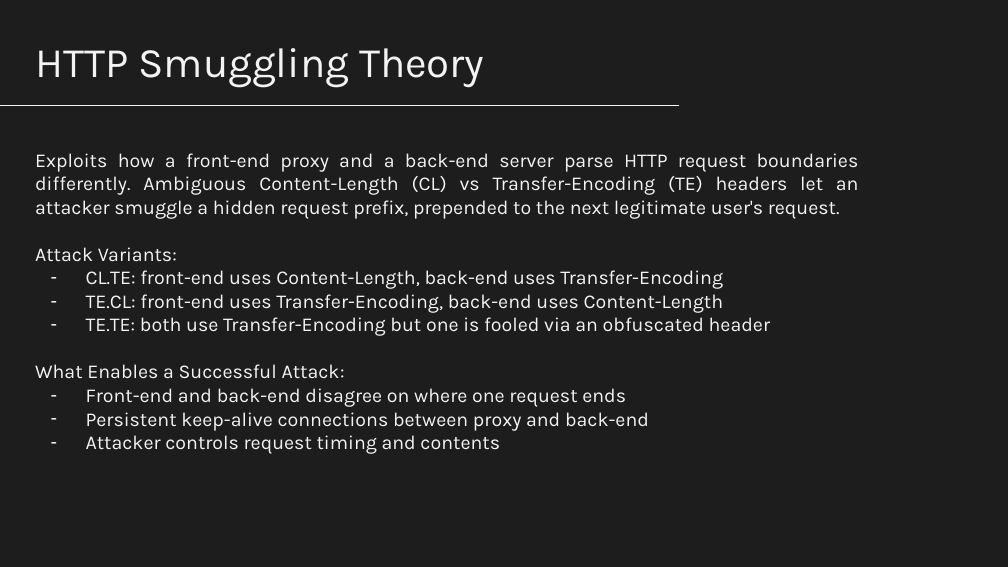
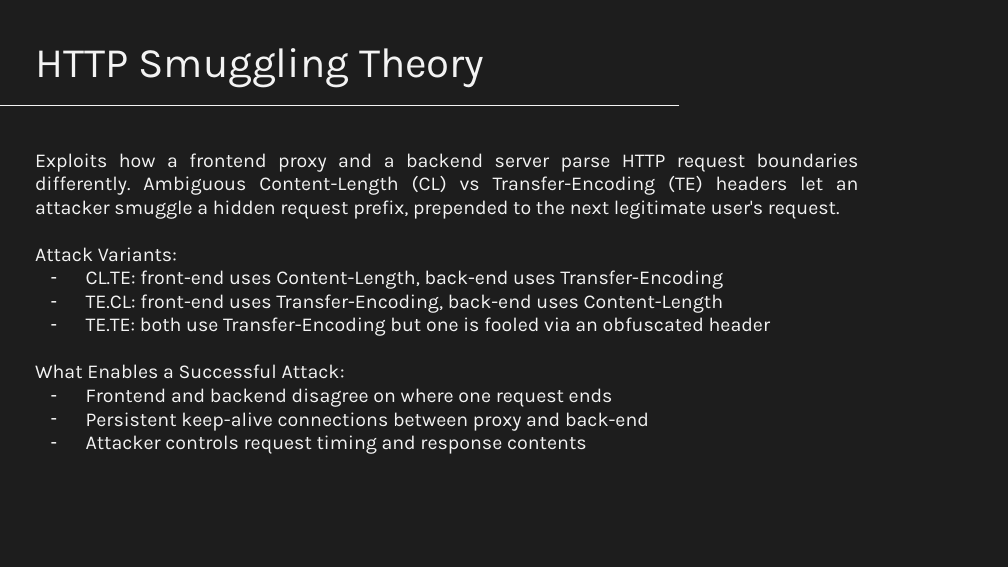
Before and after one commit to nico989/ProtocolsSecurityAssessmentUnitn, a slide deck: slide 15 of ProtocolsSecurityAssessmentUnitn.pptx. Drawn at 1008x567 pixels with LibreOffice and Linux fonts; fonts in the diff are those of the drawing. Boxes give left, top, right and bottom in pixels: in the first picture for what was removed or moved away, otherwise in the second. Text is boxed around its words. In the diff, an @@ line names an element or a change of style, - is before the commit and + after.

```diff
--- a/ProtocolsSecurityAssessmentUnitn.pptx
+++ b/ProtocolsSecurityAssessmentUnitn.pptx
@@ text at (x1=35, y1=153, x2=859, y2=219): text changed @@
-Exploits how a front-end proxy and a back-end server parse HTTP request boundaries differently. Ambiguous Content-Length (CL) vs Transfer-Encoding (TE) headers let an attacker smuggle a hidden request prefix, prepended to the next legitimate user's request.
+Exploits how a frontend proxy and a backend server parse HTTP request boundaries differently. Ambiguous Content-Length (CL) vs Transfer-Encoding (TE) headers let an attacker smuggle a hidden request prefix, prepended to the next legitimate user's request.
@@ text at (x1=86, y1=388, x2=613, y2=407): text changed @@
-– Front-end and back-end disagree on where one request ends
+– Frontend and backend disagree on where one request ends
@@ text at (x1=86, y1=435, x2=587, y2=454): text changed @@
-– Attacker controls request timing and contents
+– Attacker controls request timing and response contents
```
Also in this commit, not shown: 1 other slide changed, 2 other files.
